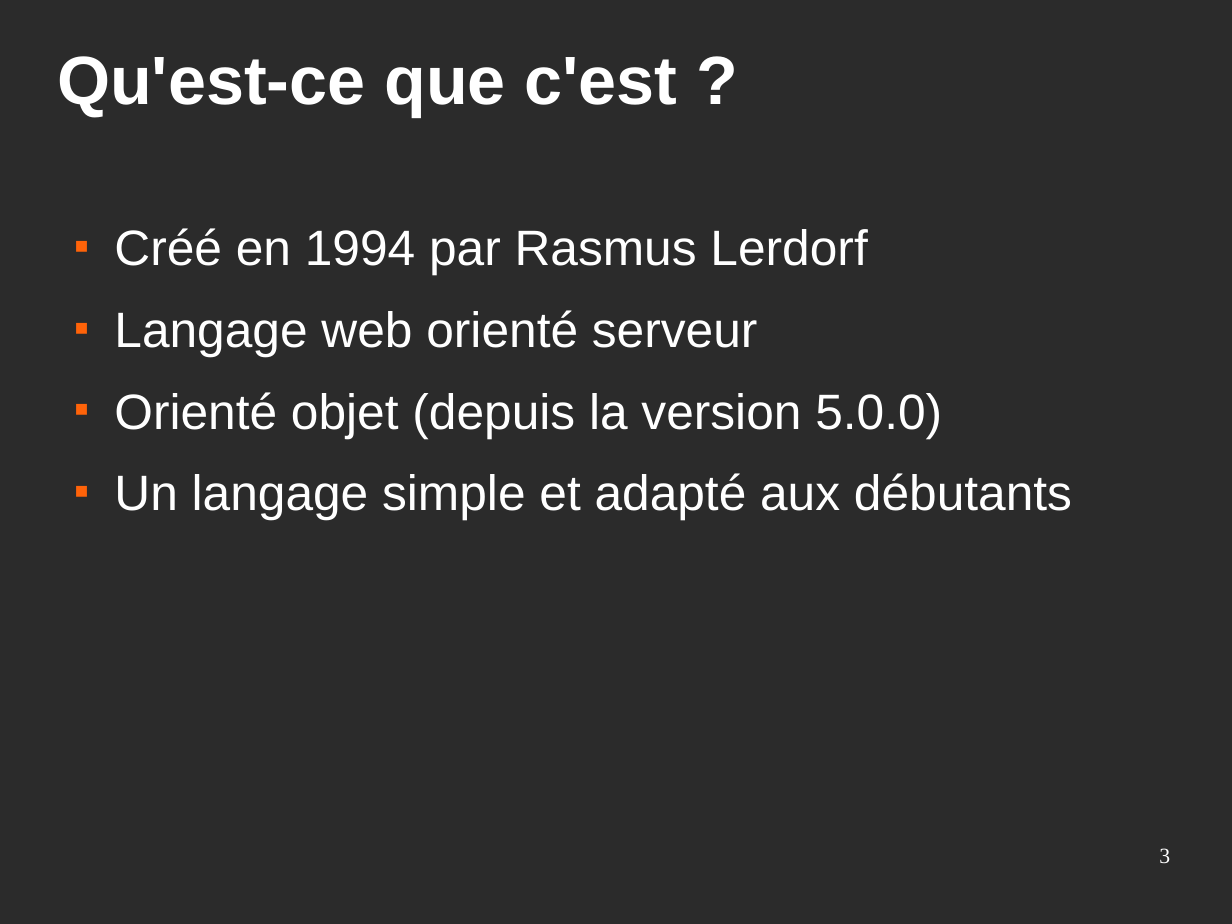
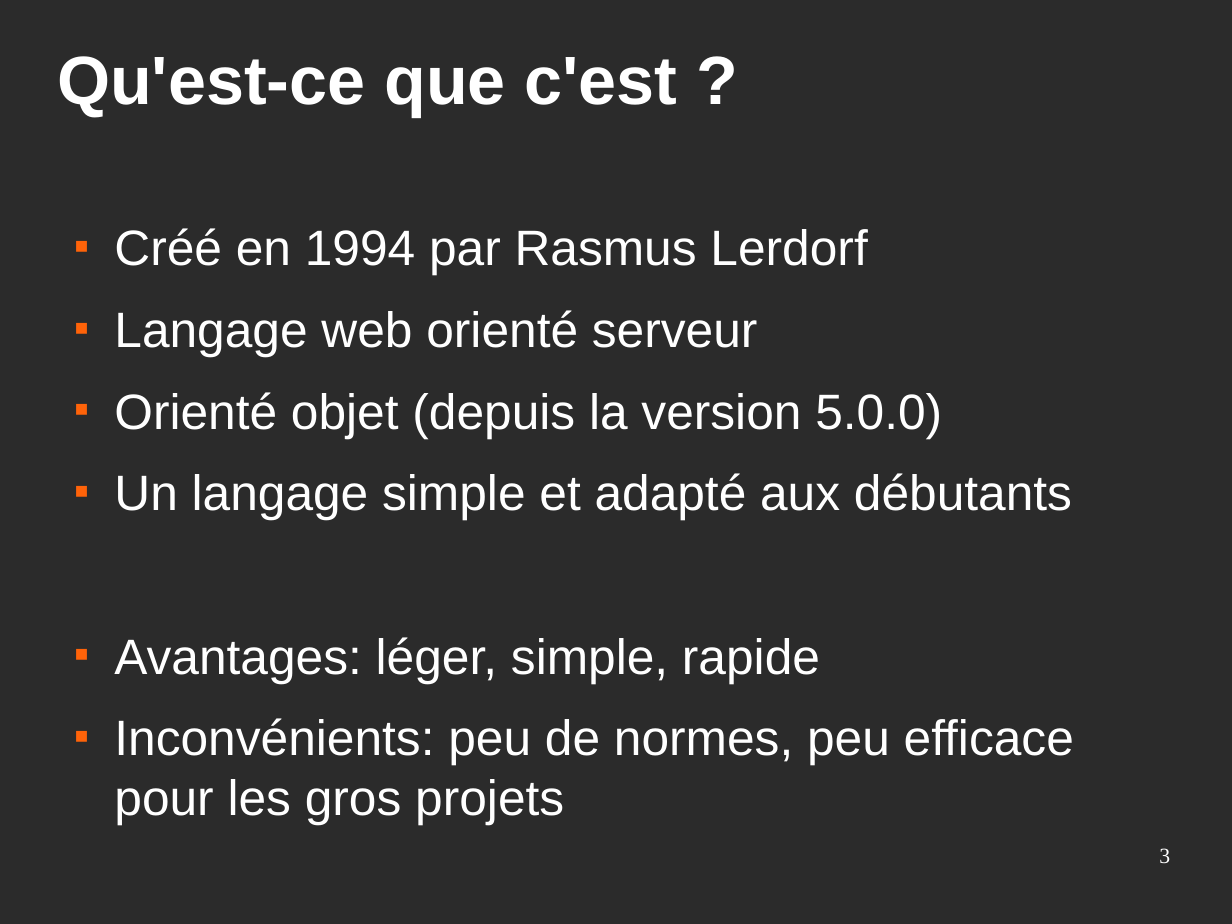
Before and after one commit to Eirbware/Formation, a slide deck: slide 3 of presentations/php.odp. Drawn at 1232x924 pixels with LibreOffice and Linux fonts; fonts in the diff are those of the drawing; background and template pictures are left out; a plain dark background stands for a picture behind light text. Boxes give left, top, right and bottom in pixels: in the first picture for what was removed or moved away, otherwise in the second. Text is boxed around its words. In the diff, an @@ line names an element or a change of style, - is before the commit and + after.

```diff
--- a/presentations/php.odp
+++ b/presentations/php.odp
@@ text at box(114, 637, 1074, 824): paragraphs added @@
+■ Avantages: léger, simple, rapide
+■ Inconvénients: peu de normes, peu efficace pour les gros projets
```
Also in this commit, not shown: 1 other slide changed.
